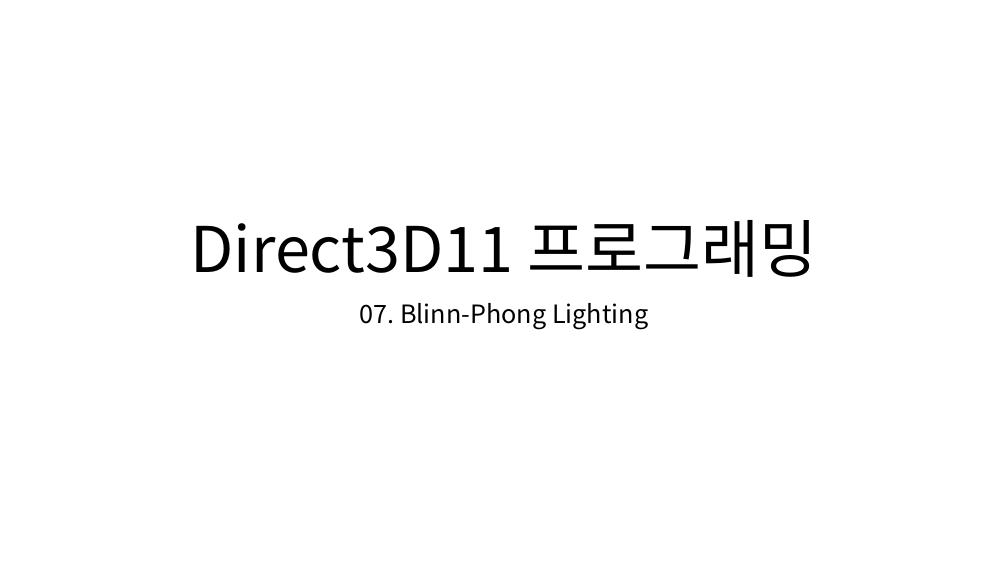
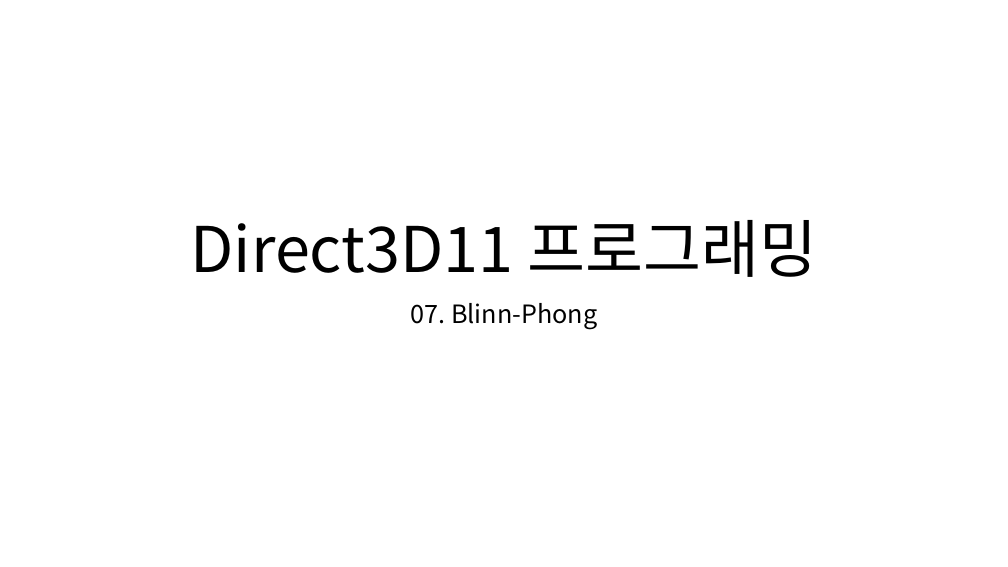
Before and after one commit to ldw9981/D3D11_Tutorial, a slide deck: slide 1 of Documents/07-Lighting2(Blinn-Phong).pptx. Drawn at 1008x567 pixels with LibreOffice and Linux fonts; fonts in the diff are those of the drawing. Boxes give left, top, right and bottom in pixels: in the first picture for what was removed or moved away, otherwise in the second. Text is boxed around its words. In the diff, an @@ line names an element or a change of style, - is before the commit and + after.

```diff
--- a/Documents/07-Lighting2(Blinn-Phong).pptx
+++ b/Documents/07-Lighting2(Blinn-Phong).pptx
@@ subtitle at (411,303,597,330): text changed @@
-07. Blinn-Phong Lighting
+07. Blinn-Phong
```
Also in this commit, not shown: 6 other slides changed, 3 slides added, 3 other files.
